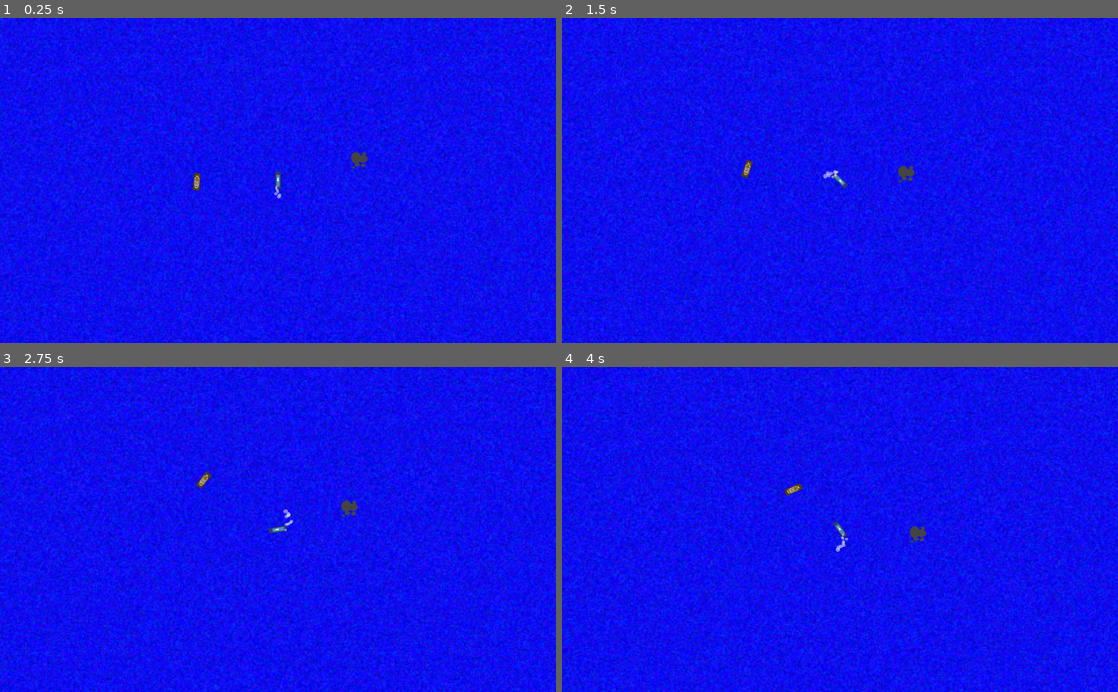
Above: before the commit, frames 1-4 (two rows, left to right).
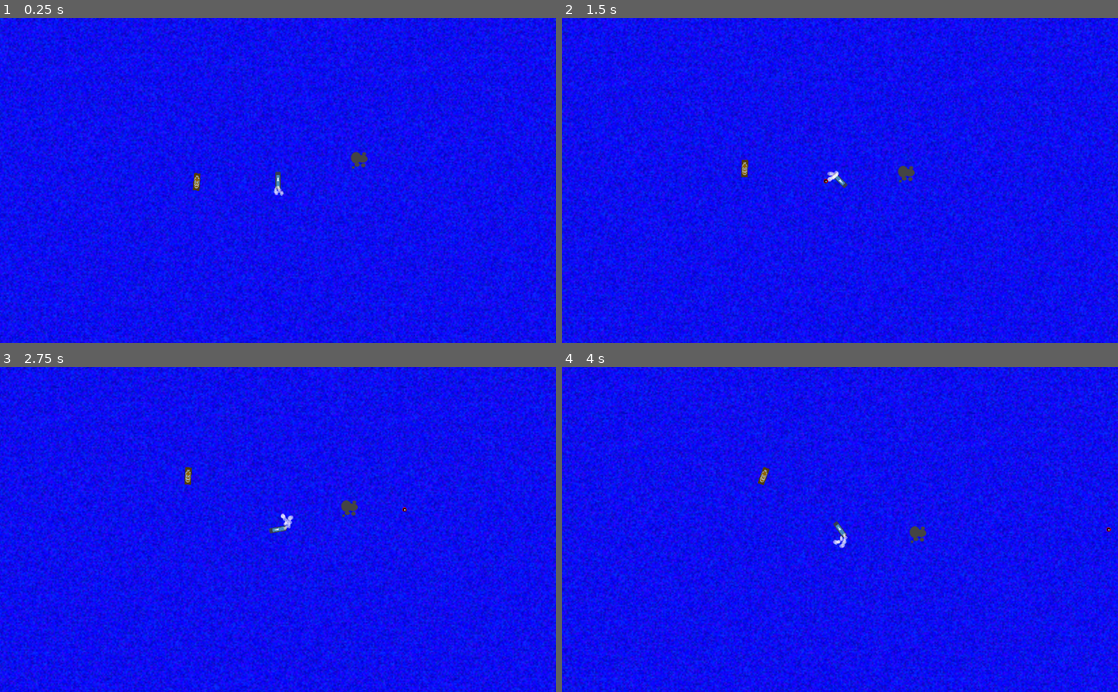
Above: after the commit, the same moments.

Repository: HedgeLizards/grappling
Game: Godot game, scene res://scenes/Main.tscn
The game is run twice, just before and just after one commit, with the same random seed, the same clock (stepped at 60 frames per second) and the same inputs. The engine's default icon, where the game draws it, is replaced by a stand-in: a white triangle on a blue panel in a dark square.
Inputs:
- Up to frame 1 (0.25 s): no input
- Up to frame 2 (1.5 s): hold D (right) 0.53-1.28 s; tap H (hunt) at 0.6, 1.35 s; hold Down (backwards) from 1.28 s (still down)
- Up to frame 3 (2.75 s): release Down (backwards) at 2.03 s; hold D (right) from 2.03 s (still down); tap I (idle) at 2.1 s; tap H (hunt) at 2.3 s
- Up to frame 4 (4 s): tap H (hunt) at 2.85, 3.6 s; release D (right) at 3.53 s; hold A (left) from 3.53 s (still down)

The runs differ from the first frame. In frame 1, less than 0.1% of the frame differs, in the area x 49-51%, y 51-56%; in frame 2, 0.1%; in frame 3, 0.2%, in the area x 33-74%, y 30-51%; in frame 4, 0.2%.

Commit message:
shooting enemy

Diff:
--- /dev/null
+++ b/scenes/Bullet.tscn
@@ -0,0 +1,21 @@
+[gd_scene load_steps=4 format=2]
+
+[ext_resource path="res://assets/bullet.png" type="Texture" id=1]
+[ext_resource path="res://scripts/Bullet.gd" type="Script" id=2]
+
+[sub_resource type="CircleShape2D" id=1]
+radius = 8.0
+
+[node name="Bullet" type="Area2D" groups=["dual"]]
+collision_layer = 4
+collision_mask = 4
+script = ExtResource( 2 )
+
+[node name="Sprite" type="Sprite" parent="."]
+scale = Vector2( 2, 2 )
+texture = ExtResource( 1 )
+
+[node name="CollisionShape2D" type="CollisionShape2D" parent="."]
+shape = SubResource( 1 )
+
+[connection signal="body_entered" from="." to="." method="_on_Bullet_body_entered"]
--- a/scenes/Main.tscn
+++ b/scenes/Main.tscn
@@ -1,13 +1,10 @@
-[gd_scene load_steps=8 format=2]
+[gd_scene load_steps=6 format=2]
 
 [ext_resource path="res://scenes/Player.tscn" type="PackedScene" id=1]
 [ext_resource path="res://assets/sea.png" type="Texture" id=2]
 [ext_resource path="res://scenes/Rock.tscn" type="PackedScene" id=3]
 [ext_resource path="res://assets/foam.png" type="Texture" id=4]
-[ext_resource path="res://assets/ship.png" type="Texture" id=5]
-[ext_resource path="res://scripts/Ship.gd" type="Script" id=6]
-
-[sub_resource type="RectangleShape2D" id=1]
+[ext_resource path="res://scenes/Ship.tscn" type="PackedScene" id=5]
 
 [node name="Main" type="Node2D"]
 
@@ -22,7 +19,7 @@
 
 [node name="Player" parent="." instance=ExtResource( 1 )]
 
-[node name="Camera2D2" type="Camera2D" parent="Player"]
+[node name="Camera2D" type="Camera2D" parent="Player"]
 current = true
 zoom = Vector2( 2, 2 )
 
@@ -41,18 +38,5 @@
 [node name="Rock" parent="." instance=ExtResource( 3 )]
 position = Vector2( 500, 200 )
 
-[node name="Ship" type="KinematicBody2D" parent="."]
+[node name="Ship" parent="." instance=ExtResource( 5 )]
 position = Vector2( -100, 300 )
-script = ExtResource( 6 )
-
-[node name="CollisionShape2D" type="CollisionShape2D" parent="Ship"]
-shape = SubResource( 1 )
-
-[node name="Sprite" type="Sprite" parent="Ship"]
-texture = ExtResource( 5 )
-
-[node name="AITime" type="Timer" parent="Ship"]
-wait_time = 0.25
-autostart = true
-
-[connection signal="timeout" from="Ship/AITime" to="Ship" method="_on_AITime_timeout"]
--- a/scenes/Player.tscn
+++ b/scenes/Player.tscn
@@ -24,14 +24,28 @@
 shape = SubResource( 1 )
 
 [node name="CPUParticles2D" type="CPUParticles2D" parent="."]
-position = Vector2( 0, 24 )
+position = Vector2( 5, 24 )
 amount = 10
 lifetime = 0.4
 local_coords = false
 texture = ExtResource( 3 )
 emission_shape = 2
-emission_rect_extents = Vector2( 10, 1 )
-direction = Vector2( 0, 1 )
+emission_rect_extents = Vector2( 5, 1 )
+spread = 20.0
 gravity = Vector2( 0, 0 )
-initial_velocity = 50.0
+initial_velocity = 20.0
 scale_amount_curve = SubResource( 3 )
+
+[node name="CPUParticles2D2" type="CPUParticles2D" parent="."]
+position = Vector2( -5, 24 )
+amount = 10
+lifetime = 0.4
+local_coords = false
+texture = ExtResource( 3 )
+emission_shape = 2
+emission_rect_extents = Vector2( 5, 1 )
+direction = Vector2( -1, 0 )
+spread = 20.0
+gravity = Vector2( 0, 0 )
+initial_velocity = 20.0
+scale_amount_curve = SubResource( 3 )
--- /dev/null
+++ b/scenes/Ship.tscn
@@ -0,0 +1,21 @@
+[gd_scene load_steps=4 format=2]
+
+[ext_resource path="res://assets/ship.png" type="Texture" id=1]
+[ext_resource path="res://scripts/Ship.gd" type="Script" id=2]
+
+[sub_resource type="RectangleShape2D" id=1]
+
+[node name="Ship" type="KinematicBody2D"]
+script = ExtResource( 2 )
+
+[node name="CollisionShape2D" type="CollisionShape2D" parent="."]
+shape = SubResource( 1 )
+
+[node name="Sprite" type="Sprite" parent="."]
+texture = ExtResource( 1 )
+
+[node name="AITime" type="Timer" parent="."]
+wait_time = 0.25
+autostart = true
+
+[connection signal="timeout" from="AITime" to="." method="_on_AITime_timeout"]
--- /dev/null
+++ b/scripts/Bullet.gd
@@ -0,0 +1,23 @@
+extends Area2D
+
+export var speed = 400
+export var distance = 1600
+
+
+func _physics_process(delta):
+	move_local_y(-speed * delta)
+	distance -= speed * delta
+	if distance < 0:
+		queue_free()
+
+
+
+func _on_Bullet_body_entered(body):
+	if body.has_method("is_enemy") and body.is_enemy():
+		body.health -= 5
+		if body.health <= 0:
+			body.die(self.global_rotation)
+	queue_free()
+
+func daychange(is_night):
+	queue_free()
--- a/scripts/Ship.gd
+++ b/scripts/Ship.gd
@@ -7,6 +7,9 @@
 var hunt_rotation = 0.4
 var hunt_aim = 0.3
 var shoot_range = 400
+var shoot_cooldown = 0
+
+const Bullet = preload("res://scenes/Bullet.tscn")
 
 
 func rad_gt(a, b):
@@ -16,12 +19,19 @@
 func rad_lt(a, b):
 	return rad_gt(b, a)
 
+func rad_sub(a, b):
+	var d = fposmod(a - b, 2*PI)
+	if d > PI:
+		d -= 2 * PI
+	return d
+
 # Called when the node enters the scene tree for the first time.
 func _ready():
 	pass # Replace with function body.
 
 
 func _physics_process(delta):
+	shoot_cooldown -= delta
 	if Input.is_action_just_pressed("hunt"):
 		hunting = true
 	if Input.is_action_just_pressed("idle"):
@@ -29,25 +39,37 @@
 	rotation += drot * delta
 	move_local_y(-delta * speed)
 
+func turn_towards(angle, accuracy):
+	if rad_gt(angle, accuracy):
+		return 1
+	elif rad_lt(angle, -accuracy):
+		return -1
+	else:
+		return 0
+
+func shoot(angle):
+
+	#for i in range(-1, 2):
+	var bullet = Bullet.instance()
+	bullet.global_transform = global_transform
+	bullet.rotation += angle
+	get_node("/root/Main").add_child(bullet)
 
 func _on_AITime_timeout():
 	if hunting:
 		var player_pos = get_node("/root/Main/Player").position
 		#var player_dir = rel_player_pos.y / rel_player_pos.x
 		var player_dir = get_angle_to(player_pos) + PI / 2
-		#while player_dir > PI:
-			#player_dir -= 2 * PI
-		#while player_dir < -PI:
-			#player_dir += 2*PI
 
-		if false and position.direction_to(player_pos) < shoot_range:
-			pass
+		if position.distance_to(player_pos) < shoot_range:
+			var desired_angle = PI / 2
+			if rad_lt(player_dir, 0):
+				desired_angle *= -1
+			drot = turn_towards(player_dir - desired_angle, hunt_aim) * hunt_rotation
+			if abs(rad_sub(desired_angle, player_dir)) < 0.2 and shoot_cooldown <= 0:
+				shoot(player_dir)
+				shoot_cooldown = 2
 		else:
-			if rad_gt(player_dir, hunt_aim):
-				drot = hunt_rotation
-			elif rad_lt(player_dir, -hunt_aim):
-				drot = -hunt_rotation
-			else:
-				drot = 0
+			drot = turn_towards(player_dir, hunt_aim) * hunt_rotation
 	else:
 		drot = rand_range(-0.3, 0.3)
Binary file added: assets/bullet.png
Not shown, added: assets/bullet.png.import
